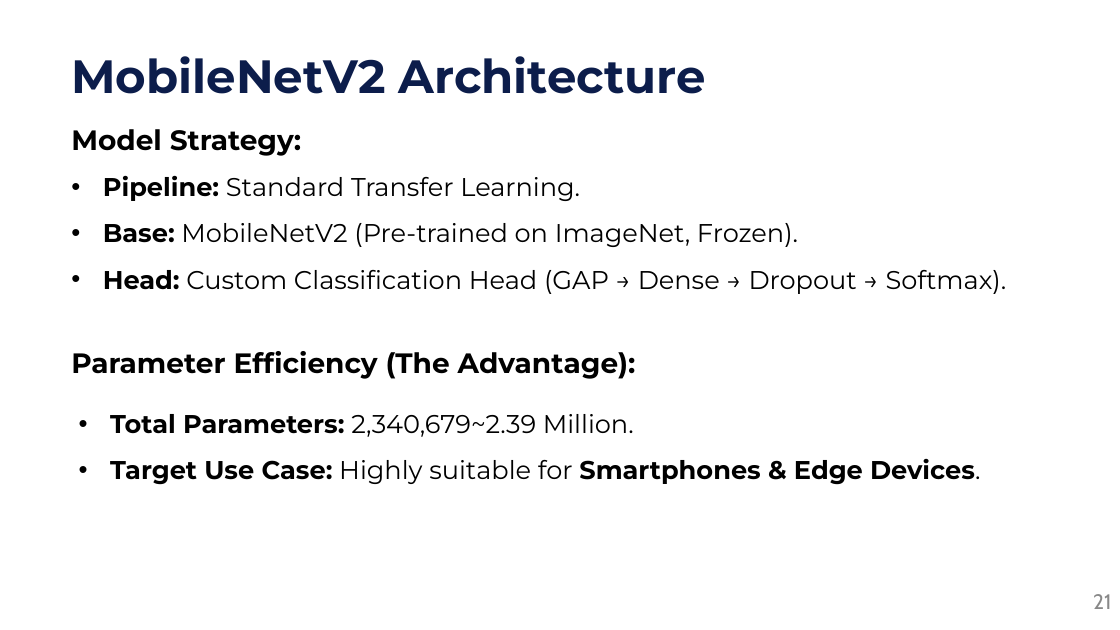
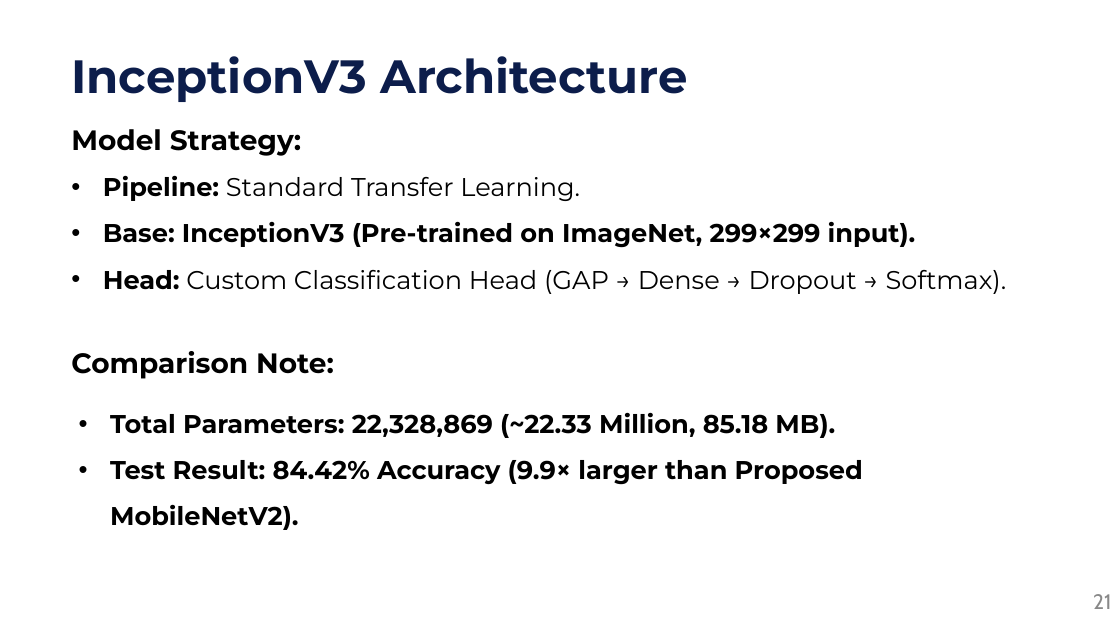
Before and after one commit to mamunonweb/capstone, a slide deck: slide 21 of 01/presentation/Potato_Leaf_Disease_Defense_Slides.pptx. Drawn at 1120x630 pixels with LibreOffice and Linux fonts; fonts in the diff are those of the drawing. Boxes give left, top, right and bottom in pixels: in the first picture for what was removed or moved away, otherwise in the second. Text is boxed around its words. In the diff, an @@ line names an element or a change of style, - is before the commit and + after.

Commit message:
Align 01 report and slides with verified 3-model GPU results (MobileNetV2, MultiNet-V3, InceptionV3)

```diff
--- a/01/presentation/Potato_Leaf_Disease_Defense_Slides.pptx
+++ b/01/presentation/Potato_Leaf_Disease_Defense_Slides.pptx
@@ text at (x1=71, y1=56, x2=687, y2=102): text changed @@
-MobileNetV2 Architecture
+InceptionV3 Architecture
@@ text at (x1=103, y1=222, x2=916, y2=248): text changed; bold on @@
-• Base: MobileNetV2 (Pre-trained on ImageNet, Frozen).
+• Base: InceptionV3 (Pre-trained on ImageNet, 299×299 input).
@@ text at (x1=71, y1=351, x2=334, y2=379): text changed @@
-Parameter Efficiency (The Advantage):
+Comparison Note:
@@ text at (x1=110, y1=413, x2=863, y2=485): text changed @@
-• Total Parameters: 2,340,679~2.39 Million.
-• Target Use Case: Highly suitable for Smartphones & Edge Devices.
+• Total Parameters: 22,328,869 (~22.33 Million, 85.18 MB).
+• Test Result: 84.42% Accuracy (9.9× larger than Proposed MobileNetV2).
```
Also in this commit, not shown: 28 other slides changed, 1 slide added, 2 slides removed, 25 other files.
